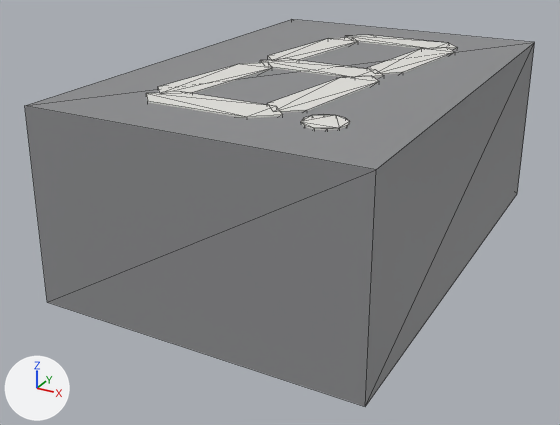
A saved change to the glTF model gpio-dashboard/src/renderer/public/models/parts/seven-segment-cc.glb.
Both versions are drawn from a 50 mm camera at (18.3, -19.6, 15.1) aimed at (4.1, 6.1, 2.2). Every picture has the same lights, and +X, +Y and +Z are marked at lower left. The older version comes first. Mesh edges are drawn as thin lines. Where no turn or scale is listed for an object, it has been applied to the vertices. Vertices at exactly the same position are counted once.

Names of what the first picture shows: 'body', 'seg-a', 'seg-b', 'seg-c', 'seg-d', 'seg-dp', 'seg-e', 'seg-f', 'seg-g'.
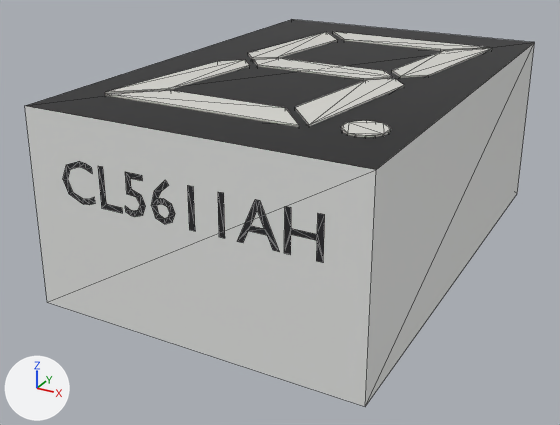
Where the change shows, as pixel boxes (x1, y1, x2, y2) in the pictures (560 x 425 px):
'body', recoloured, reshaped (grey to white)
    both: (25, 19, 535, 407)
'seg-c', reshaped (26% taller)
    before: (267, 76, 379, 113)
    after: (295, 79, 404, 126)
'seg-d', reshaped
    before: (146, 92, 283, 119)
    after: (105, 90, 299, 127)
'seg-e', reshaped, moved, rescaled (27% wider, 6% taller)
    before: (158, 63, 272, 94)
    after: (105, 60, 250, 93)
'seg-b', reshaped (13% wider, 11% taller)
    before: (367, 48, 455, 75)
    after: (392, 48, 492, 78)
'seg-f', reshaped, moved, rescaled
    before: (268, 38, 358, 61)
    after: (248, 32, 338, 59)
'seg-dp', reshaped (6% taller)
    before: (301, 115, 350, 130)
    after: (341, 121, 391, 137)
'seg-a', reshaped
    before: (345, 35, 458, 49)
    after: (333, 32, 489, 51)
part 1 of me_body, added
    after: (151, 180, 175, 224)
part 2 of me_body, added
    after: (125, 172, 146, 217)
part 3 of me_body, added
    after: (63, 161, 95, 205)
part 4 of me_body, added
    after: (188, 185, 325, 262)
part 5 of me_body, added
    after: (98, 166, 122, 213)
part 6 of me_body, recoloured (grey to white)
    both: (25, 42, 535, 407)

Diff of the bpy script that builds the scene:
```diff
--- a/gpio-dashboard/src/renderer/public/models/parts/seven-segment-cc.glb.py
+++ b/gpio-dashboard/src/renderer/public/models/parts/seven-segment-cc.glb.py
@@ mat_face @@
 mat_face = principled_material('face')
-mat_face.base_color = (0.262, 0.266, 0.275)  # grey #8c8d8f
+mat_face.base_color = (0.00439, 0.00439, 0.00518)  # black #0e0e10
@@ mat_housing @@
+mat_housing = principled_material('housing')
+mat_housing.base_color = (0.791, 0.799, 0.784)  # white #e6e7e5
@@ me_body @@
-me_body.from_pydata(...)  # 8 vertices, 12 faces; spans x -6.4..6.4, y -9.5..9.5, z -3.7..3.7
+me_body.from_pydata(...)  # 102 vertices, 94 faces; spans x -6.4..6.4, y -9.5..9.5, z -3.7..3.7
+# me_body part 1: a new loose piece of 21 vertices spanning x -1.2..-0.3, y -9.5, z 0.7..2.2, in mat_marking (black #232326)
+# me_body part 2: a new loose piece of 18 vertices spanning x -2.3..-1.4, y -9.5, z 0.7..2.2, in mat_marking (black #232326)
+# me_body part 3: a new loose piece of 18 vertices spanning x -4.9..-3.5, y -9.5, z 0.7..2.2, in mat_marking (black #232326)
+# me_body part 4: 31 vertices added at x 0.2..4.8, y -9.5, z 0.7..2.2
+# me_body part 5: 6 vertices added at x -3.3..-2.4, y -9.5, z 0.7..2.2
+# me_body part 6: 10 faces spanning x -6.4..6.4, y -9.5..9.5, z -3.7..3.7 switch from mat_face (grey #8c8d8f) to mat_housing (white #e6e7e5)
+me_body.materials.append(mat_marking)  # black #232326
@@ me_seg_a @@
 # used by ob_seg_a; parent = ob_seven_segment_cc; location = (5.974, 13.98, 7.7); scale = (2.7, 2.7, 2.7)
-me_seg_a.from_pydata(...)  # 12 vertices, 20 faces; spans x -1.0..1.0, y -0.28..0.28, z -0.11..0.11
+me_seg_a.from_pydata(...)  # 8 vertices, 10 faces; spans x -1.0..1.0, y -0.2..0.2, z -0.08..0.08
+# me_seg_a part 7: the whole mesh is rebuilt
 me_seg_a.materials.append(mat_segment)
@@ me_seg_b @@
 # used by ob_seg_b; parent = ob_seven_segment_cc; location = (7.778, 10.8, 7.7); scale = (3.03, 3.03, 3.03)
-me_seg_b.from_pydata(...)  # 12 vertices, 20 faces; spans x -0.35..0.35, y -1.0..1.0, z -0.1..0.1
+me_seg_b.from_pydata(...)  # 10 vertices, 13 faces; spans x -0.35..0.35, y -1.0..1.0, z -0.09..0.09
+# me_seg_b part 8: the whole mesh is rebuilt
 me_seg_b.materials.append(mat_segment)
@@ me_seg_c @@
 # used by ob_seg_c; parent = ob_seven_segment_cc; location = (6.884, 4.44, 7.7); scale = (3.03, 3.03, 3.03)
-me_seg_c.from_pydata(...)  # 12 vertices, 20 faces; spans x -0.35..0.35, y -1.0..1.0, z -0.1..0.1
+me_seg_c.from_pydata(...)  # 10 vertices, 13 faces; spans x -0.32..0.32, y -1.0..1.0, z -0.09..0.09
+# me_seg_c part 9: the whole mesh is rebuilt
 me_seg_c.materials.append(mat_segment)
@@ me_seg_d @@
 # used by ob_seg_d; parent = ob_seven_segment_cc; location = (4.186, 1.26, 7.7); scale = (2.7, 2.7, 2.7)
-me_seg_d.from_pydata(...)  # 12 vertices, 20 faces; spans x -1.0..1.0, y -0.28..0.28, z -0.11..0.11
+me_seg_d.from_pydata(...)  # 8 vertices, 10 faces; spans x -1.0..1.0, y -0.2..0.2, z -0.08..0.08
+# me_seg_d part 10: the whole mesh is rebuilt
 me_seg_d.materials.append(mat_segment)
@@ me_seg_dp @@
-me_seg_dp.from_pydata(...)  # 24 vertices, 44 faces; spans x -0.75..0.75, y -0.75..0.75, z -0.3..0.3
+me_seg_dp.from_pydata(...)  # 32 vertices, 46 faces; spans x -0.75..0.75, y -0.75..0.75, z -0.3..0.3
+# me_seg_dp part 11
+# 12 vertices are removed from x -0.65..0.65, y -0.65..0.65, z -0.3..0.3
+# 42 faces are deleted
+# 4 vertices move from x -0.65..0.65, y -0.37..0.37, z -0.3 to x -0.69..0.69, y -0.29..0.29, z -0.3
+# 12 vertices are added at x -0.69..0.69, y -0.69..0.69, z -0.3..0.3
+# 8 new vertices lie (0.0, 0.0, 0.6) away from vertices in x -0.53..0.53, y -0.69..0.69, z -0.3
+# 44 new faces join them
 me_seg_dp.materials.append(mat_segment)
@@ me_seg_e @@
 # used by ob_seg_e; parent = ob_seven_segment_cc; location = (2.382, 4.44, 7.7); scale = (3.03, 3.03, 3.03)
-me_seg_e.from_pydata(...)  # 12 vertices, 20 faces; spans x -0.35..0.35, y -1.0..1.0, z -0.1..0.1
+me_seg_e.from_pydata(...)  # 10 vertices, 13 faces; spans x -0.35..0.35, y -1.0..1.0, z -0.09..0.09
+# me_seg_e part 12: the whole mesh is rebuilt
 me_seg_e.materials.append(mat_segment)
@@ me_seg_f @@
 # used by ob_seg_f; parent = ob_seven_segment_cc; location = (3.276, 10.8, 7.7); scale = (3.03, 3.03, 3.03)
-me_seg_f.from_pydata(...)  # 12 vertices, 20 faces; spans x -0.35..0.35, y -1.0..1.0, z -0.1..0.1
+me_seg_f.from_pydata(...)  # 10 vertices, 13 faces; spans x -0.32..0.32, y -1.0..1.0, z -0.09..0.09
+# me_seg_f part 13: the whole mesh is rebuilt
 me_seg_f.materials.append(mat_segment)
@@ ob_seg_e @@
 ob_seg_e.parent = ob_seven_segment_cc
-ob_seg_e.location = (2.382, 4.44, 7.7)
-ob_seg_e.scale = (3.03, 3.03, 3.03)
+ob_seg_e.location = (1.278, 4.065, 7.7)
+ob_seg_e.scale = (3.34, 3.34, 3.34)
@@ ob_seg_f @@
 ob_seg_f.parent = ob_seven_segment_cc
-ob_seg_f.location = (3.276, 10.8, 7.7)
-ob_seg_f.scale = (3.03, 3.03, 3.03)
+ob_seg_f.location = (2.277, 11.18, 7.7)
+ob_seg_f.scale = (3.34, 3.34, 3.34)
```
